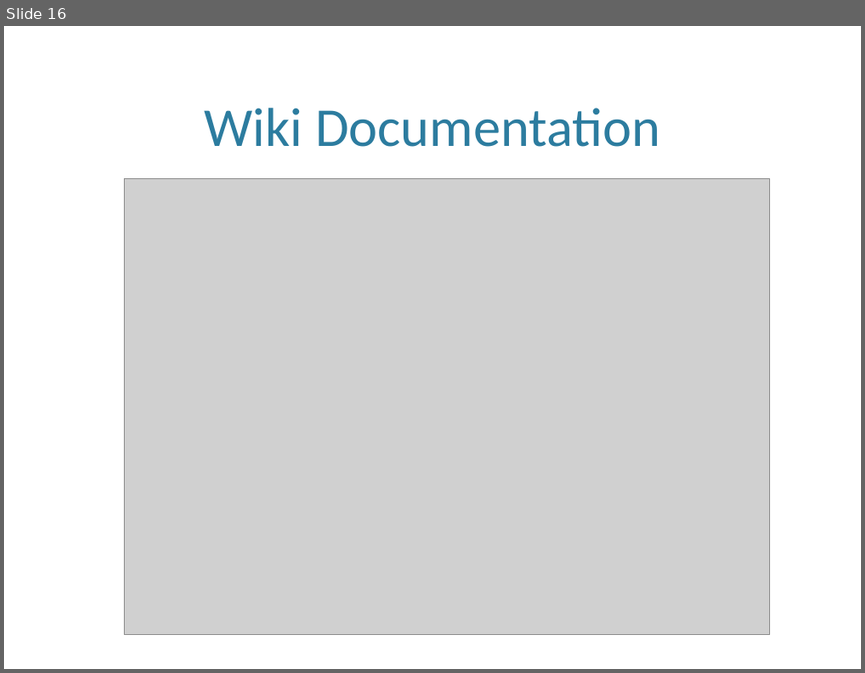
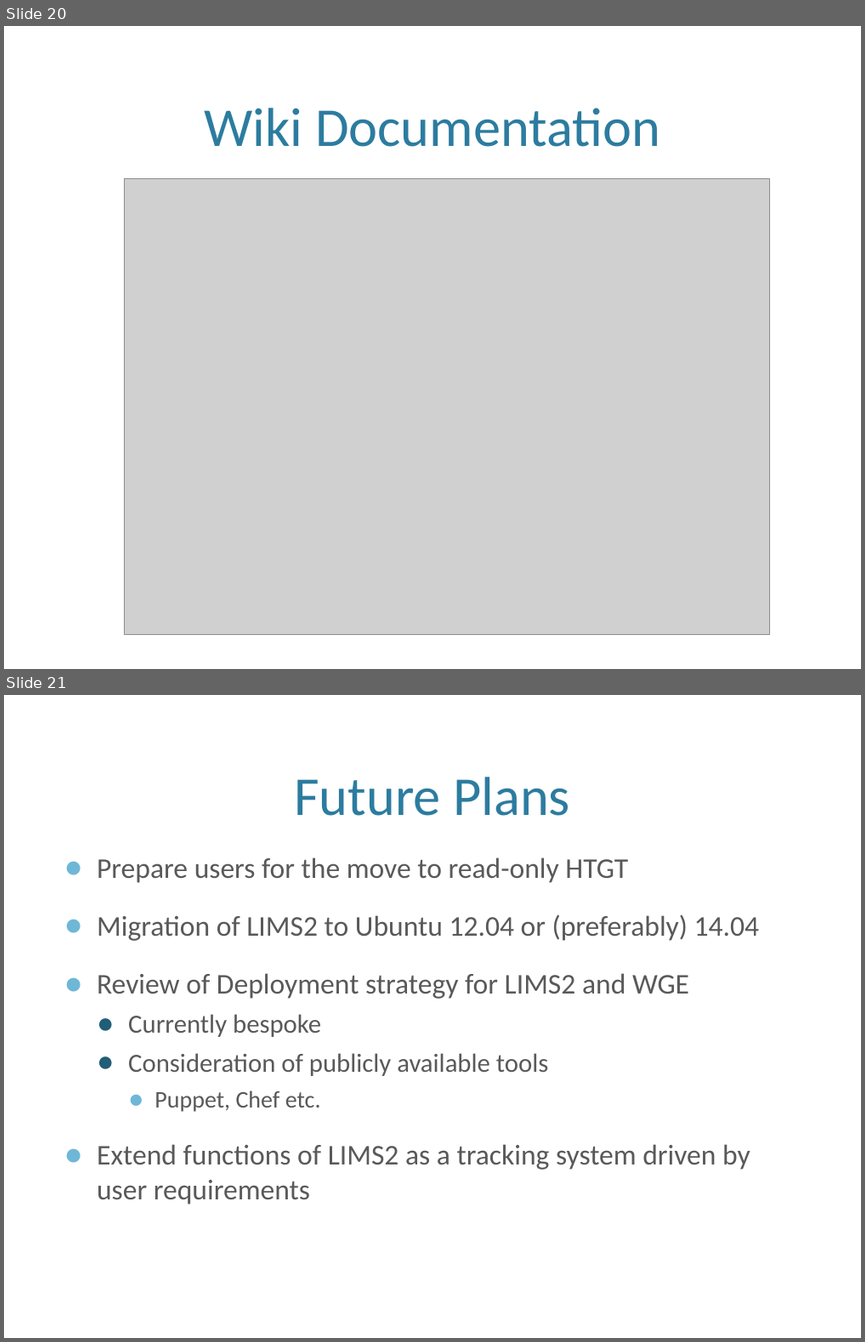
Before and after one commit to htgt/Docs, a slide deck: IMG-2015.pptx. Shown one above the other, each under a label of ours: slide 16 before the commit, slides 20 and 21 after it. The pictures are 865x673 and 865x1342 pixels, drawn with LibreOffice and Linux fonts; fonts in the diff are those of the drawing; grey boxes stand for pictures; background and template pictures are left out. Boxes give left, top, right and bottom in pixels: in the first picture for what was removed or moved away, otherwise in the second. Text is boxed around its words. In the diff, an @@ line names an element or a change of style, - is before the commit and + after.

Commit message:
Final for Review
This goes to BS for review

```diff
--- a/IMG-2015.pptx
+++ b/IMG-2015.pptx
@@ slide 21 added at (4, 695, 861, 1338), background picture (left out) @@
@@ title added at (294, 777, 570, 816), 46 pt, text #2C7C9F @@
+Future Plans
@@ text added at (97, 857, 760, 1204), 24 pt, text #595959 @@
+● Prepare users for the move to read-only HTGT
+● Migration of LIMS2 to Ubuntu 12.04 or (preferably) 14.04
+● Review of Deployment strategy for LIMS2 and WGE
+  ● Currently bespoke
+  ● Consideration of publicly available tools
+    ● Puppet, Chef etc.
+● Extend functions of LIMS2 as a tracking system driven by user requirements
@@ what was slide 16 is now slide 20 @@
```
Also in this commit, not shown: 4 slides changed, 4 other slides added.
